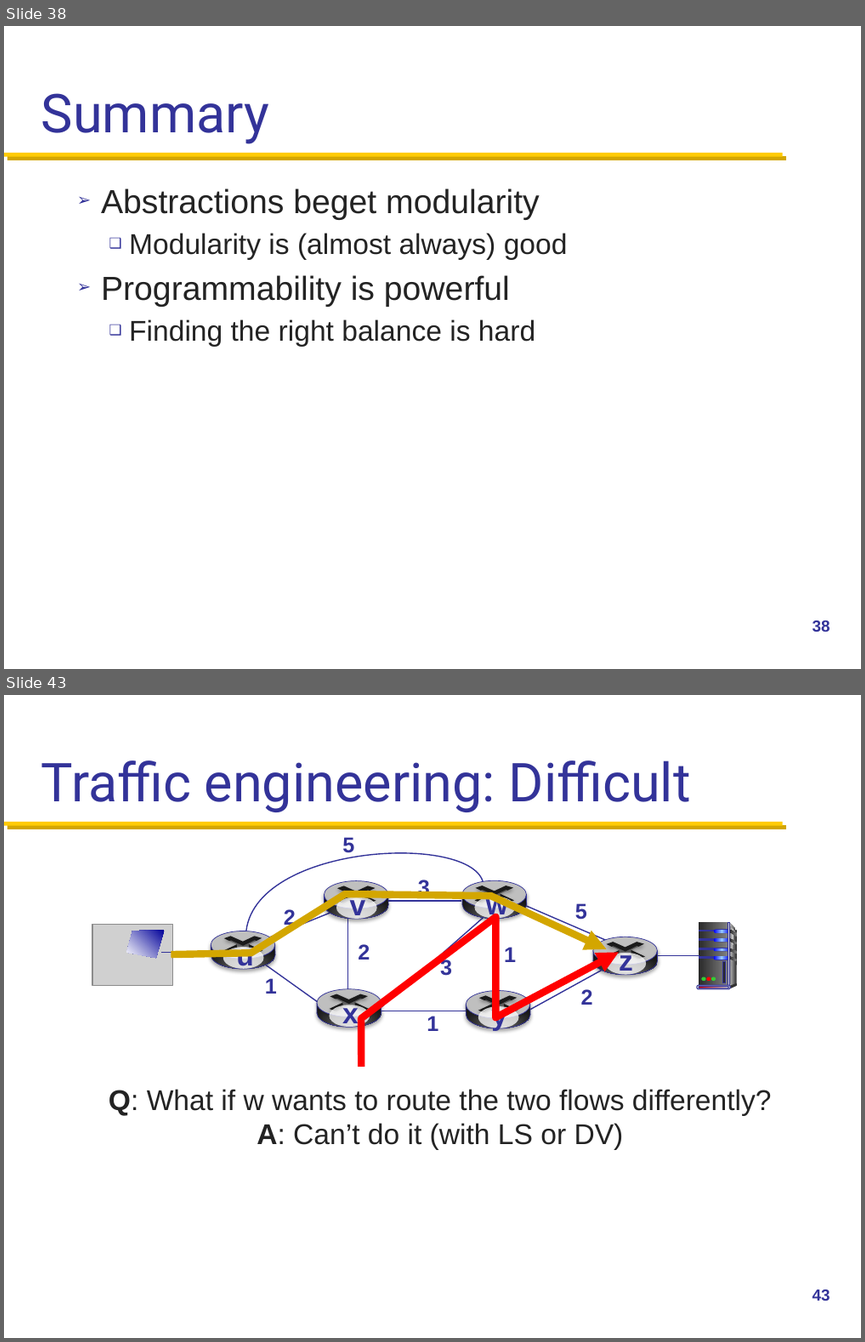
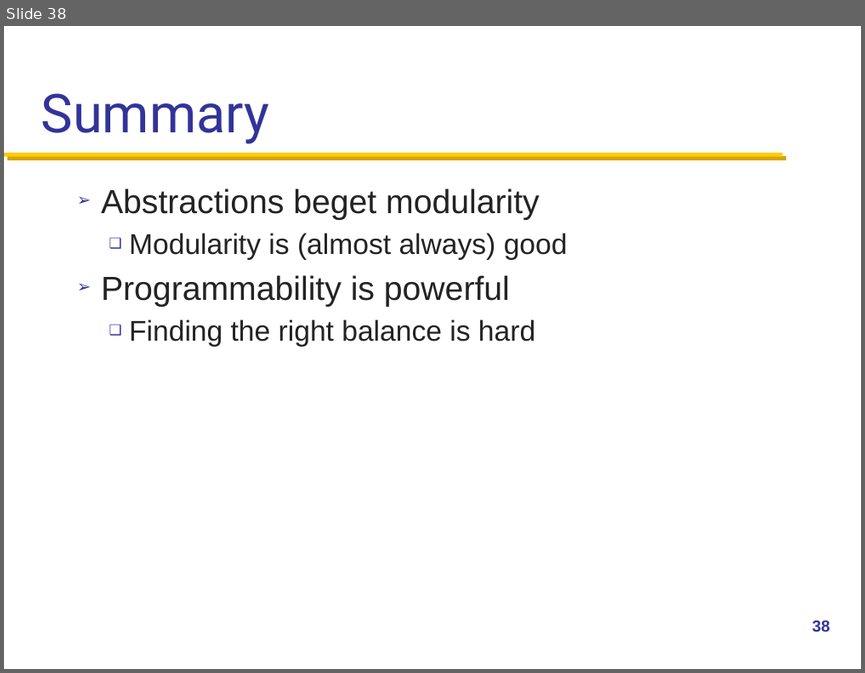
Before and after one commit to henryhxu/CSCI4430-ESTR4120, a slide deck: lectures/lec14.pptx. Shown one above the other, each under a label of ours: slides 38 and 43 before the commit, slide 38 after it; the slides between them are not shown. The pictures are 865x1342 and 865x673 pixels, drawn with LibreOffice and Linux fonts; fonts in the diff are those of the drawing; grey boxes stand for pictures; background and template pictures are left out. Boxes give left, top, right and bottom in pixels: in the first picture for what was removed or moved away, otherwise in the second. Text is boxed around its words. In the diff, an @@ line names an element or a change of style, - is before the commit and + after.

```diff
--- a/lectures/lec14.pptx
+++ b/lectures/lec14.pptx
@@ slide 43 removed at <box>4,695,861,1338</box>, background #FFFFFF; not listed: 1 template element that a slide beside it also shows @@
@@ title removed at <box>41,760,691,812</box> @@
-Traffic engineering: Difficult
@@ freeform shape removed at <box>171,894,607,953</box> @@
@@ freeform shape removed at <box>361,917,619,1066</box> @@
@@ group removed at <box>92,832,737,1031</box>: 42 freeform shapes, 22 ellipses, 16 texts, 14 lines, 13 rectangles, 10 rounded rectangles, 1 picture @@
-2
-2
-1
-3
-1
-1
-2
-5
-3
-5
-v
-w
-u
-z
-y
-x
@@ text removed at <box>109,1089,772,1150</box> @@
-Q: What if w wants to route the two flows differently?
-A: Can’t do it (with LS or DV)
@@ page number removed at <box>812,1289,830,1300</box> @@
-43
```
Also in this commit, not shown: 1 slide changed, 6 other slides removed.
